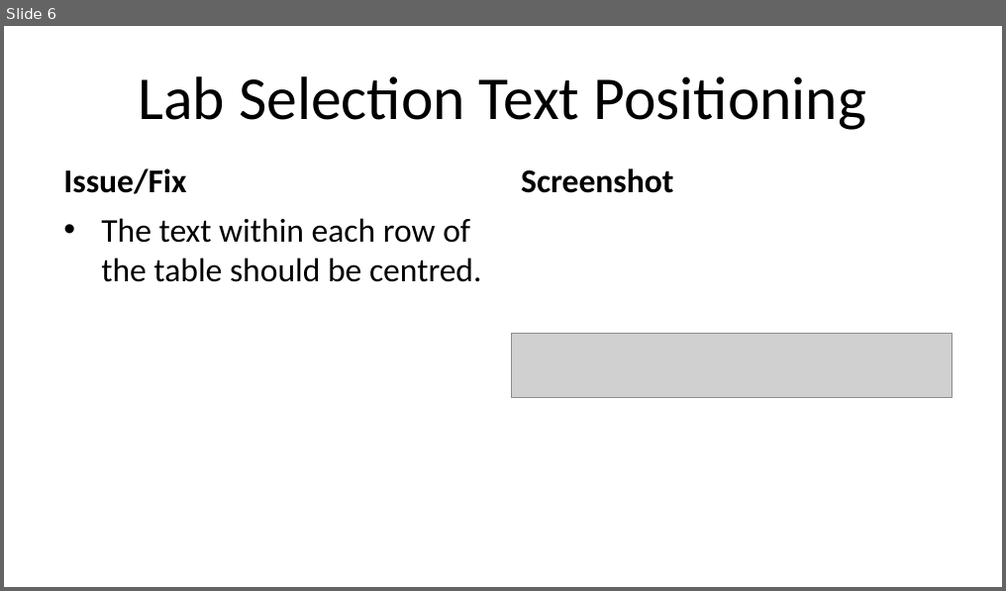
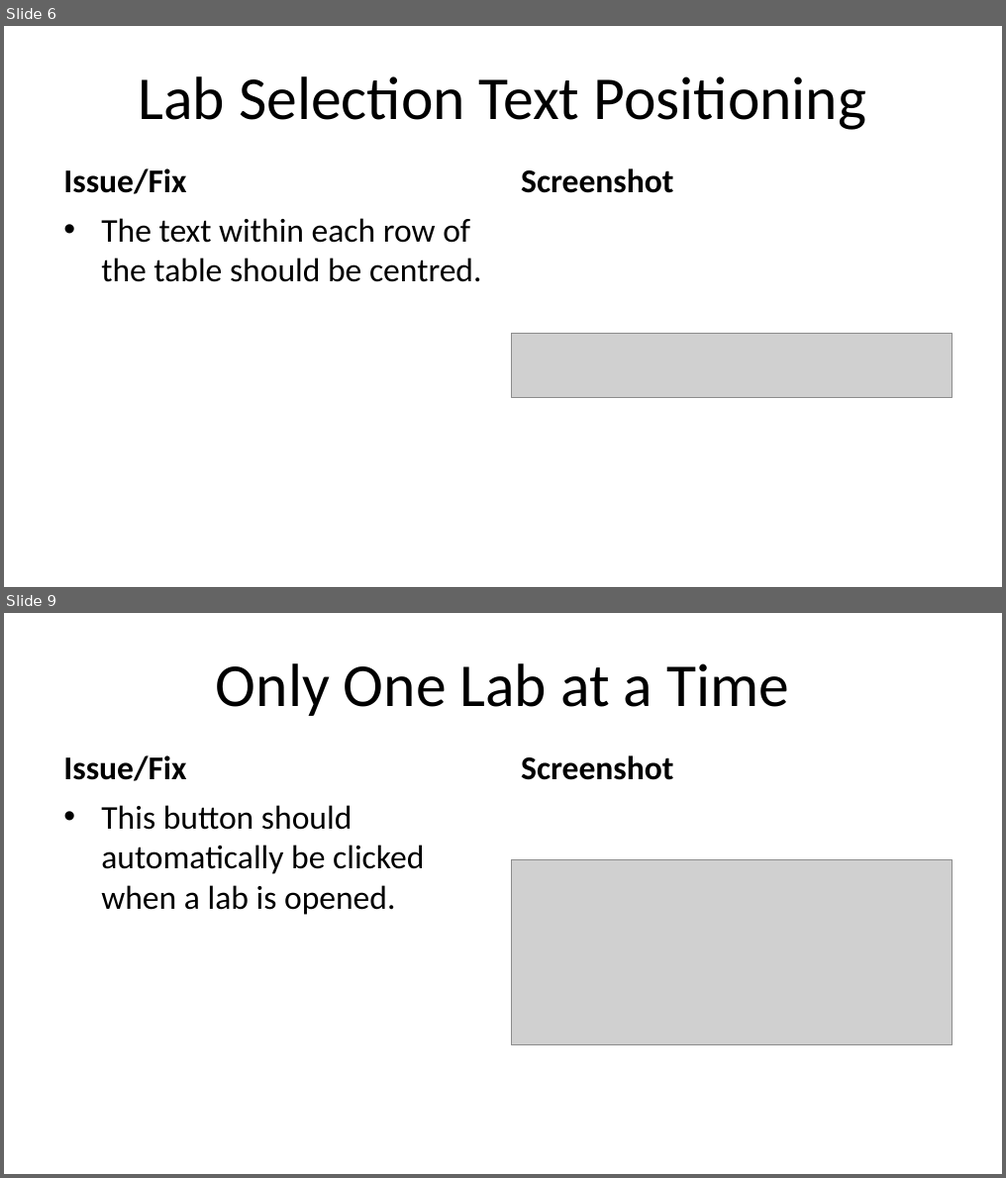
Before and after one commit to Jmackas/Proctoring_Revamp, a slide deck: remotelab/Remote Labs Suggested Changes.pptx. Shown one above the other, each under a label of ours: slide 6 before the commit, slides 6 and 9 after it; the slides between them are not shown. The pictures are 1006x591 and 1006x1178 pixels, drawn with LibreOffice and Linux fonts; fonts in the diff are those of the drawing; grey boxes stand for pictures. Boxes give left, top, right and bottom in pixels: in the first picture for what was removed or moved away, otherwise in the second. Text is boxed around its words. In the diff, an @@ line names an element or a change of style, - is before the commit and + after.

```diff
--- a/remotelab/Remote Labs Suggested Changes.pptx
+++ b/remotelab/Remote Labs Suggested Changes.pptx
@@ slide 9 added at [4, 613, 1002, 1174], background #FFFFFF @@
@@ title added at [216, 663, 789, 716], 44 pt, text #000000 @@
+Only One Lab at a Time
@@ text added at [63, 756, 186, 781], 24 pt, text #000000, bold @@
+Issue/Fix
@@ text added at [521, 756, 673, 780], 24 pt, text #000000, bold @@
+Screenshot
@@ text added at [101, 805, 424, 915], 24 pt, text #000000 @@
+• This button should automatically be clicked when a lab is opened.
@@ picture added at [511, 860, 952, 1045] @@
```
Also in this commit, not shown: 5 other slides added, 1 other file.
